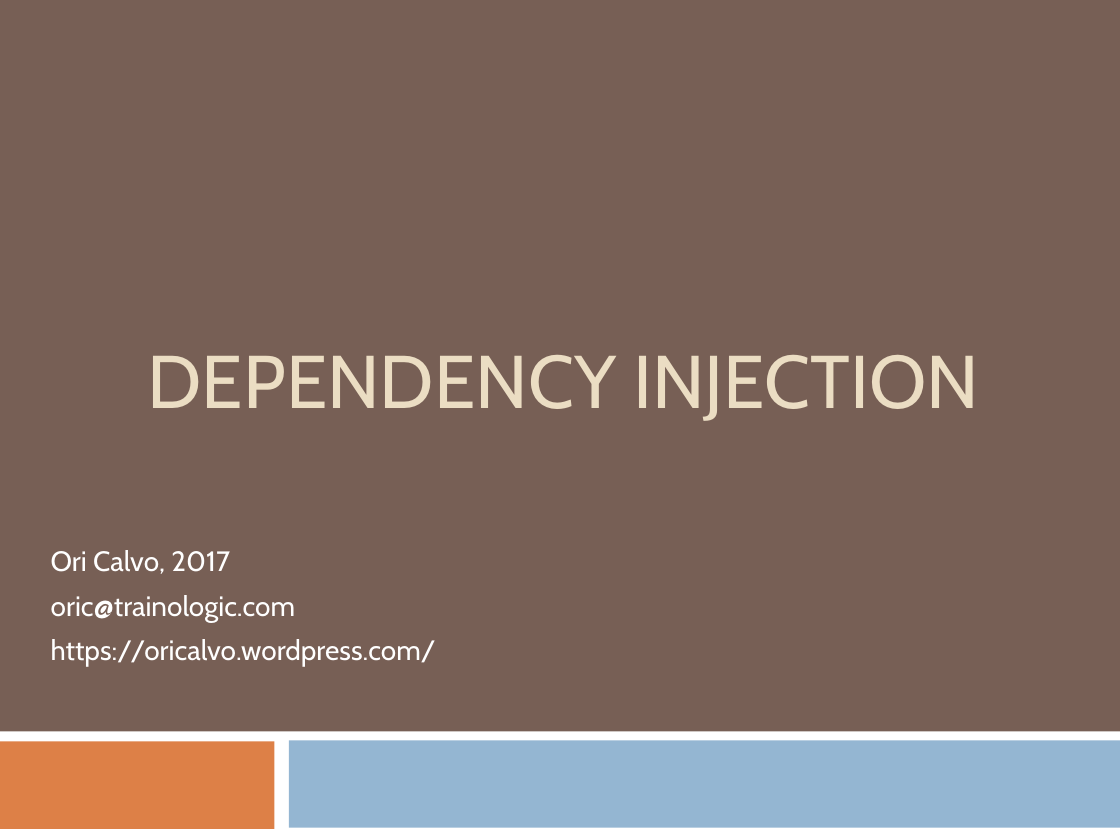
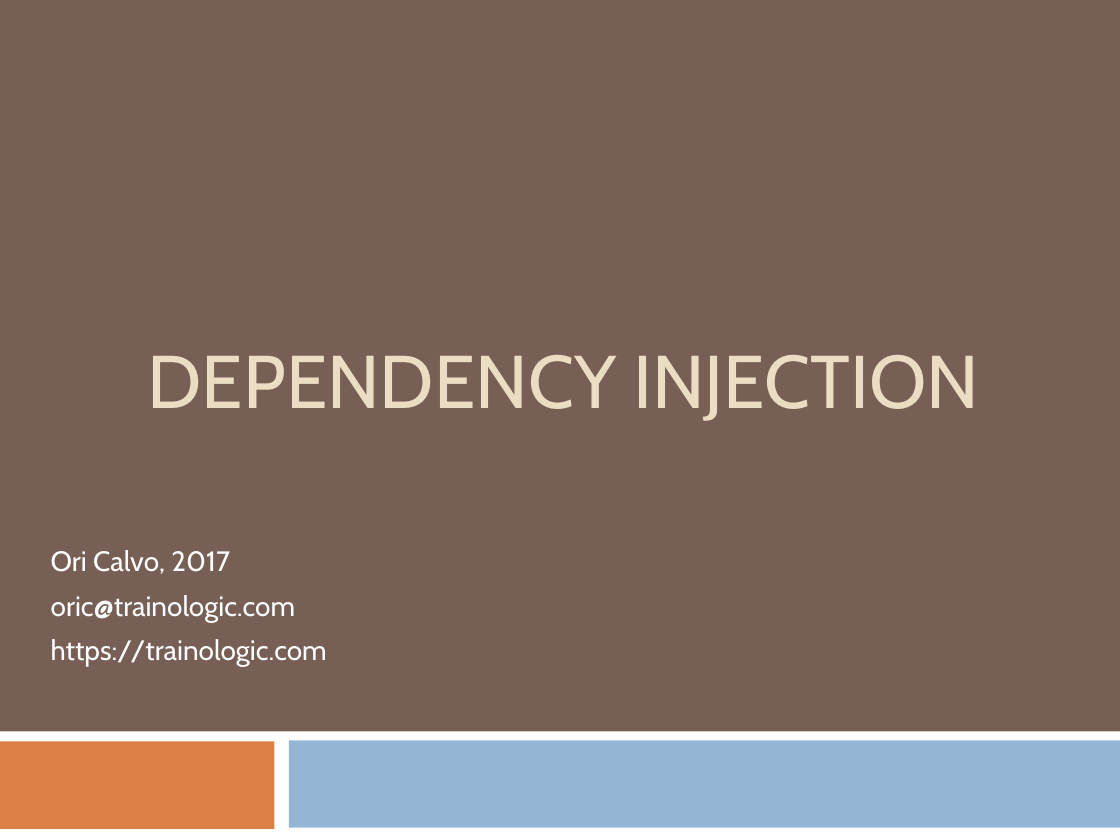
Before and after one commit to oricalvo/course-angular, a slide deck: slide 1 of PPTs/02 Dependency Injection.pptx. Drawn at 1120x840 pixels with LibreOffice and Linux fonts; fonts in the diff are those of the drawing. Boxes give left, top, right and bottom in pixels: in the first picture for what was removed or moved away, otherwise in the second. Text is boxed around its words. In the diff, an @@ line names an element or a change of style, - is before the commit and + after.

```diff
--- a/PPTs/02 Dependency Injection.pptx
+++ b/PPTs/02 Dependency Injection.pptx
@@ subtitle at (51, 639, 327, 667): text changed @@
-https://oricalvo.wordpress.com/
+https://trainologic.com
```
Also in this commit, not shown: 5 other slides changed, 2 slides added, 1 other file.
